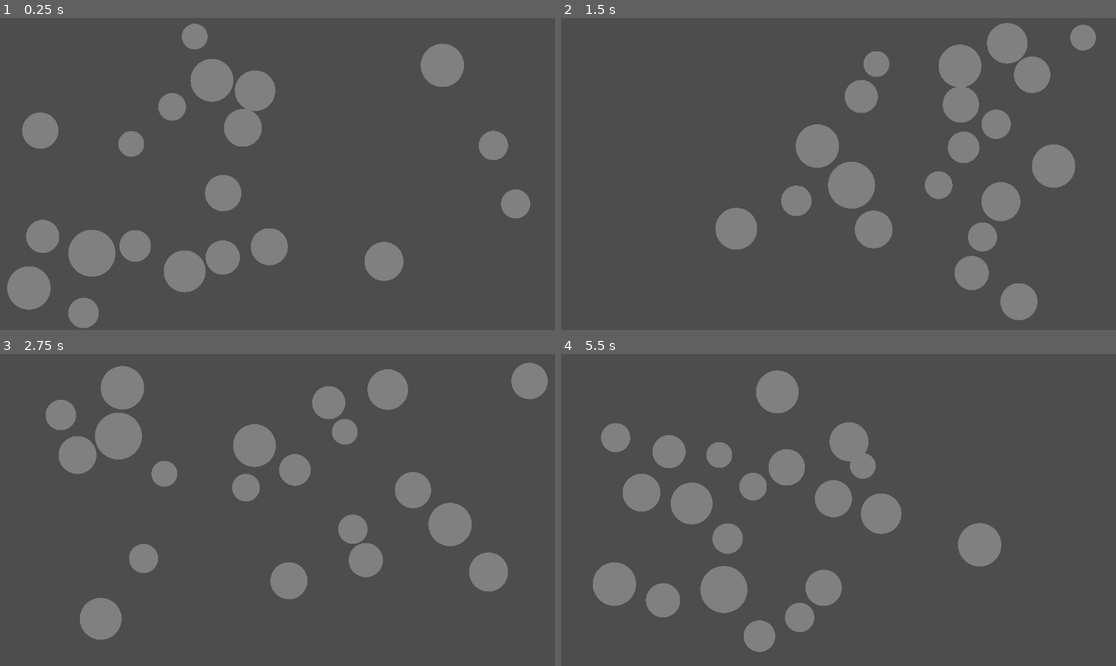
Above: before the commit, frames 1-4 (two rows, left to right).
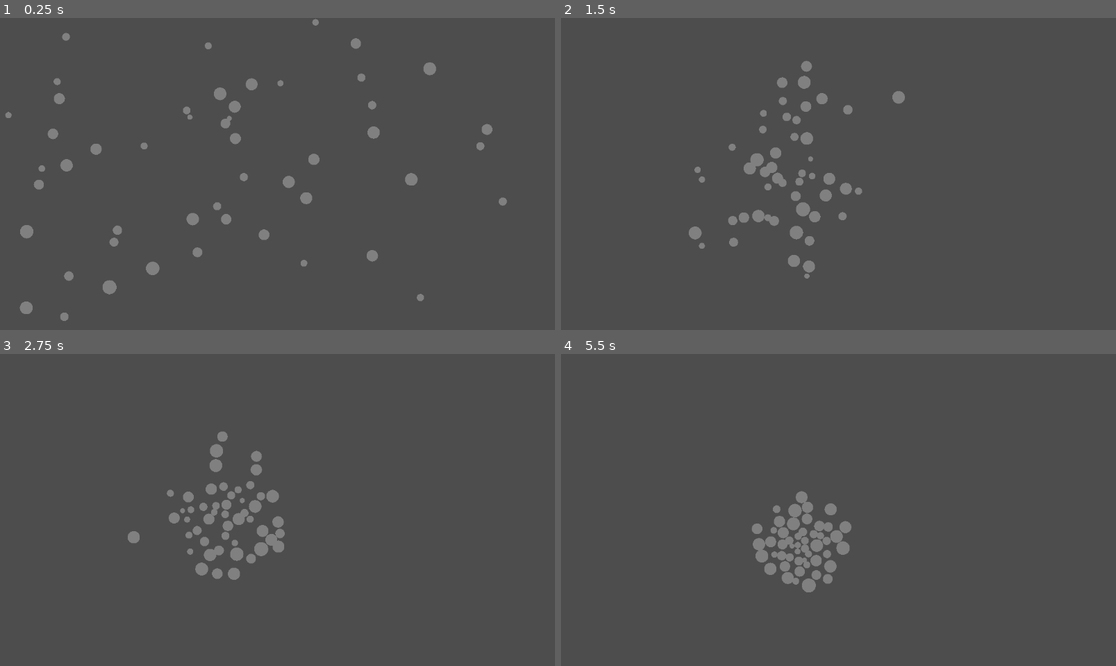
Above: after the commit, the same moments.

Repository: Meyhem/gd-ball-sim
Game: Godot game, scene res://scenes/root.tscn
Same seed, same stepped clock (60 frames per second), same inputs: the game is played once before the commit and once after it.
Inputs (mouse positions are in pixels of both pictures, inside the frame that each line leads up to):
- Up to frame 1 (0.25 s): no input
- Up to frame 2 (1.5 s): move the mouse to (960, 158) at 0.52 s; click (960, 158) at 0.67 s; move the mouse to (727, 189) at 1.27 s; click (727, 189) at 1.42 s
- Up to frame 3 (2.75 s): move the mouse to (333, 441) at 2.02 s; click (333, 441) at 2.17 s
- Up to frame 4 (5.5 s): move the mouse to (810, 572) at 2.77 s; click (810, 572) at 2.92 s; move the mouse to (1005, 556) at 3.52 s; click (1005, 556) at 3.67 s; move the mouse to (672, 463) at 4.27 s; click (672, 463) at 4.42 s; move the mouse to (866, 510) at 5.02 s; click (866, 510) at 5.17 s

The runs differ from the first frame. In frame 1, 13% of the frame differs, in the area x 1-96%, y 0-100%; in frame 2, 13%; in frame 3, 14%, in the area x 8-99%, y 2-92%; in frame 4, 14%.

Commit message:
feat: implement gravitational attraction simulation for balls
- Increase ball count from 20 to 50 and reduce size range for better performance
- Add Nucleus node to organize balls and compute centroid-based attraction
- Replace click impulse with physics-based attraction force towards centroid
- Adjust world boundaries for consistent simulation area
- Remove unused input handling and process functions

This enhances the ball simulation by introducing realistic gravitational pull, making balls cluster around their center of mass.

Diff:
--- a/scenes/root.gd
+++ b/scenes/root.gd
@@ -1,33 +1,30 @@
 extends Node2D
 
+var right_mouse_held: bool = false
+
+@export var attraction_strength: float = 1000.0
 
 # Called when the node enters the scene tree for the first time.
 func _ready() -> void:
 	randomize()
-	set_process_input(true)
+	set_physics_process(true)
 	var ball_scene = preload("res://scenes/ball.tscn")
 	var screen_size = get_viewport().get_visible_rect().size
-	for i in range(20):
+	for i in range(50):
 		var ball = ball_scene.instantiate()
 		ball.position = Vector2(randf() * screen_size.x - screen_size.x / 2, randf() * screen_size.y - screen_size.y / 2)
-		ball.radius = randf() * 30 + 20
+		ball.radius = randf() * 10 + 5
 		ball.nudge()
-		add_child(ball)
+		$Nucleus.add_child(ball)
 
-
-# Called every frame. 'delta' is the elapsed time since the previous frame.
-func _process(delta: float) -> void:
-	pass
-
-
-func _input(event: InputEvent) -> void:
-	if event is InputEventMouseButton and event.pressed and event.button_index == MOUSE_BUTTON_LEFT:
-		var click_pos_viewport = get_viewport().get_mouse_position()
-		var camera = get_viewport().get_camera_2d()
-		var click_pos_world = camera.get_viewport_transform().affine_inverse() * click_pos_viewport
-		for child in get_children():
-			if child is RigidBody2D:
-				var direction = (click_pos_world - child.global_position).normalized()
-				var impulse_strength = 1000.0
-				var impulse = direction * impulse_strength
-				child.apply_central_impulse(impulse)
+func _physics_process(_delta: float) -> void:
+	var balls = $Nucleus.get_children()
+	if balls.size() < 2:
+		return
+	var centroid = Vector2.ZERO
+	for ball in balls:
+		centroid += ball.global_position
+	centroid /= balls.size()
+	for ball in balls:
+		var direction = (centroid - ball.global_position).normalized()
+		ball.apply_central_force(direction * attraction_strength)
--- a/scenes/root.tscn
+++ b/scenes/root.tscn
@@ -4,18 +4,18 @@
 
 [sub_resource type="WorldBoundaryShape2D" id="WorldBoundaryShape2D_j5px3"]
 normal = Vector2(1, 0)
-distance = -579.0265
+distance = -576.0
 
 [sub_resource type="WorldBoundaryShape2D" id="WorldBoundaryShape2D_twpsu"]
 normal = Vector2(0, 1)
-distance = -322.2801
+distance = -324.0
 
 [sub_resource type="WorldBoundaryShape2D" id="WorldBoundaryShape2D_lrqlo"]
 normal = Vector2(-1, 0)
-distance = -576.94543
+distance = -576.0
 
 [sub_resource type="WorldBoundaryShape2D" id="WorldBoundaryShape2D_sqa0i"]
-distance = -325.0
+distance = -324.0
 
 [node name="Root" type="Node2D" unique_id=1291459419]
 script = ExtResource("1_j5px3")
@@ -35,3 +35,5 @@
 
 [node name="CollisionShape2D" type="CollisionShape2D" parent="WorldBoundariesStaticBody" unique_id=1921007491]
 shape = SubResource("WorldBoundaryShape2D_sqa0i")
+
+[node name="Nucleus" type="Node" parent="." unique_id=1466856339]
